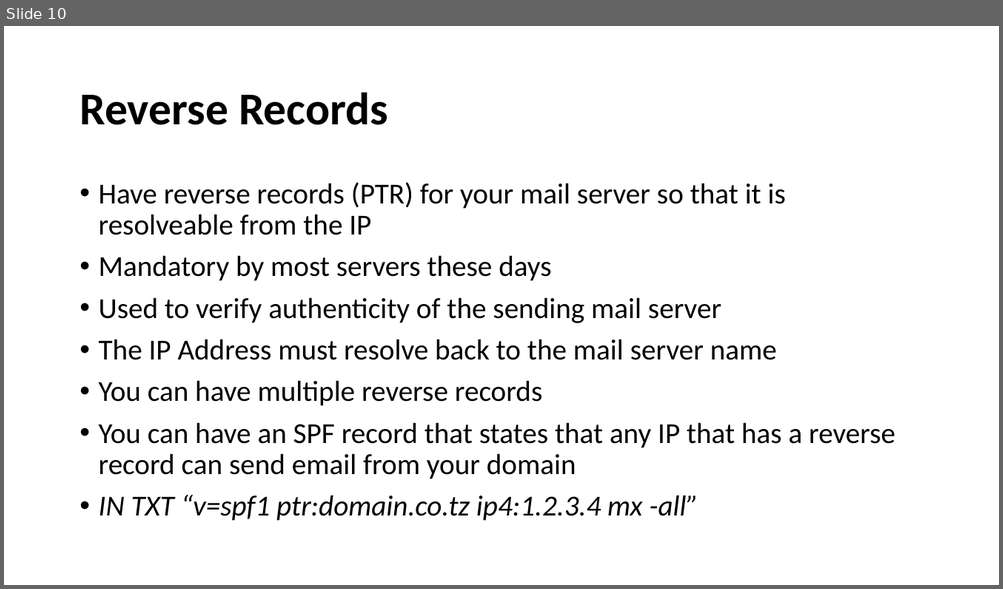
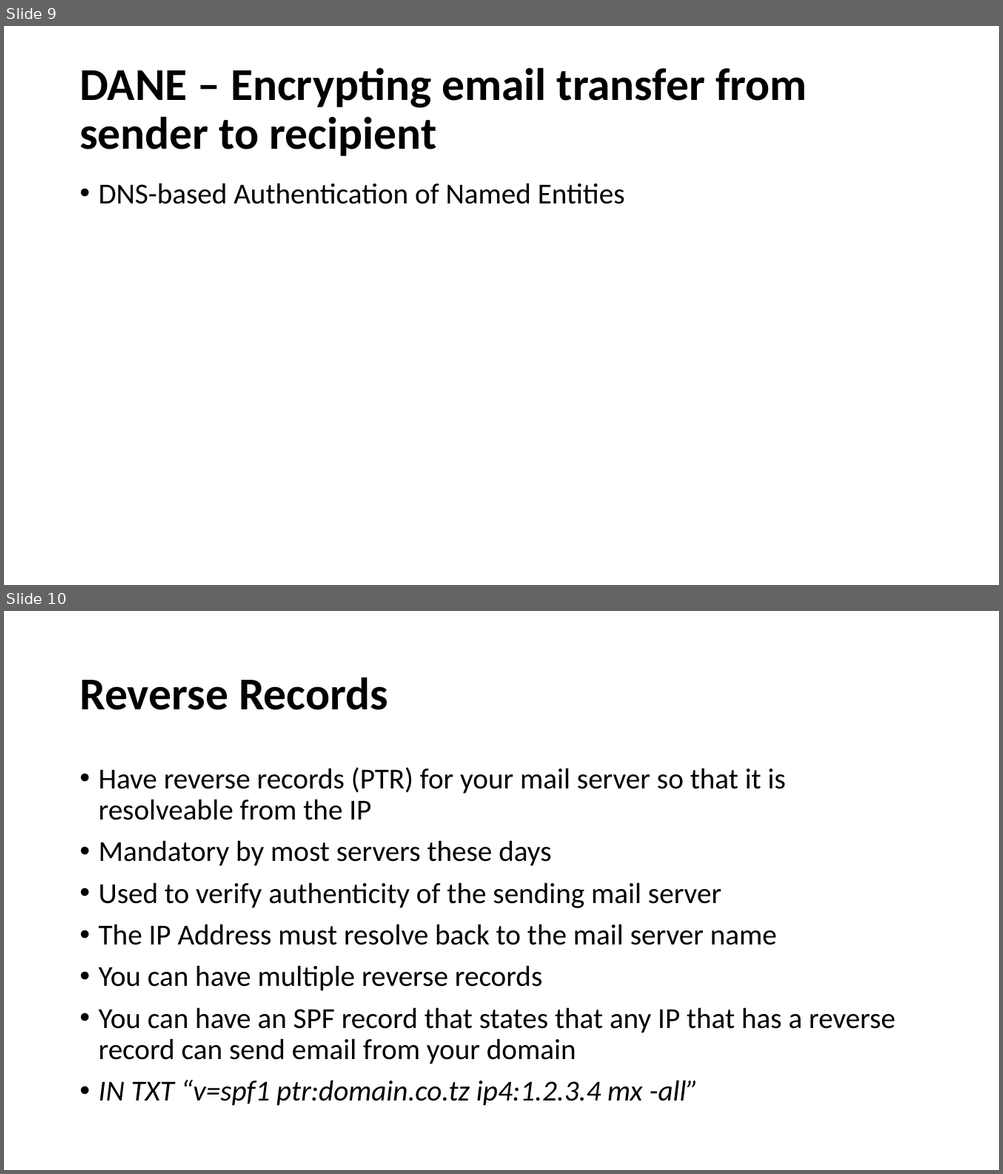
Before and after one commit to afnog/sse, a slide deck: postfix/emailbestpractices.pptx. Shown one above the other, each under a label of ours: slide 10 before the commit, slides 9 and 10 after it. The pictures are 1003x589 and 1003x1174 pixels, drawn with LibreOffice and Linux fonts; fonts in the diff are those of the drawing. Boxes give left, top, right and bottom in pixels: in the first picture for what was removed or moved away, otherwise in the second. Text is boxed around its words. In the diff, an @@ line names an element or a change of style, - is before the commit and + after.

Commit message:
/ ‘postfix/emailbestpractices.pptx’

```diff
--- a/postfix/emailbestpractices.pptx
+++ b/postfix/emailbestpractices.pptx
@@ slide 9 added at [4,26,999,585], background #FFFFFF @@
@@ title added at [79,67,807,156], 44 pt, text #000000, bold @@
+DANE – Encrypting email transfer from sender to recipient
@@ text added at [99,183,625,204], 28 pt, text #000000 @@
+• DNS-based Authentication of Named Entities
```
Also in this commit, not shown: 1 slide removed.
